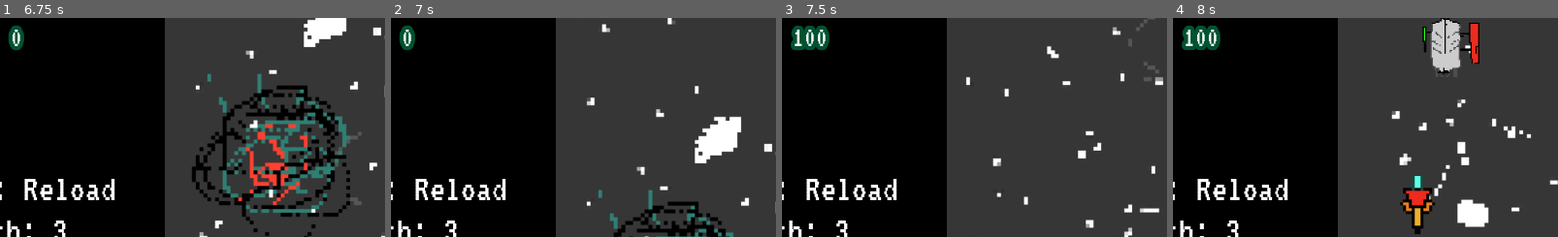
Above: before the commit, frames 1-4 (left to right).
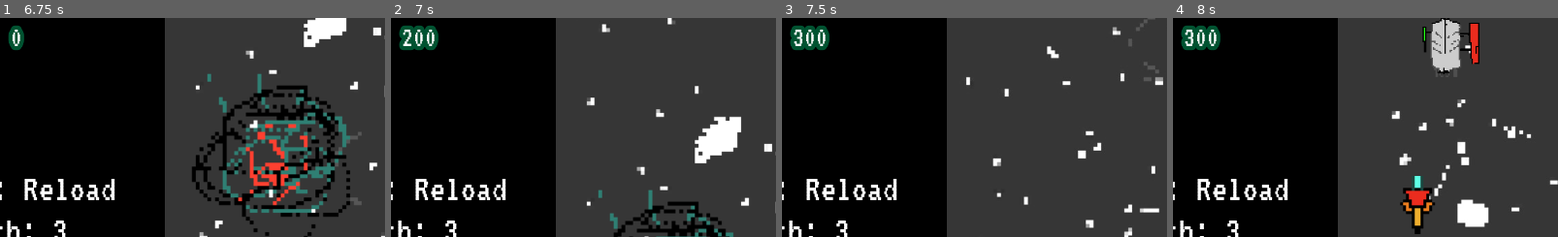
Above: after the commit, the same moments.

Repository: jiwookki/new-grBattle
Game: Godot game, scene res://mainscenes/Main.tscn
The game is run twice, just before and just after one commit, with the same random seed, the same clock (stepped at 60 frames per second) and the same inputs.
Inputs:
- Up to frame 1 (6.75 s): tap Space (player_shoot) at 0.5, 0.6, 1.35, 2.1, 2.85, 3.6, 4.35, 5.1, 5.85, 6.6 s; hold D (movement_right) 0.53-1.28 s; tap Enter (ui_accept) at 0.77, 1.52, 3.02, 3.77, 4.52, 6.02 s; hold S (movement_down) 1.28-2.03 s; hold D (movement_right) 2.03-2.78 s; hold W (movement_up) 2.78-3.53 s; hold A (movement_left) 3.53-5.03 s; hold S (movement_down) 5.03-5.78 s; hold D (movement_right) 5.78-6.53 s; hold W (movement_up) from 6.53 s (still down)
- Up to frame 2 (7 s): keep holding W (movement_up); tap Enter (ui_accept) at 6.77 s
- Up to frame 3 (7.5 s): release W (movement_up) at 7.28 s; hold D (movement_right) from 7.28 s (still down); tap Space (player_shoot) at 7.35 s
- Up to frame 4 (8 s): keep holding D (movement_right); tap Enter (ui_accept) at 7.52 s
The pictures show only the part of the screen within x 10-60%, y 12-62%; the shares and areas given below are measured in that part.

Frame 1 is identical in both runs. In frame 2, 0.8% of the frame differs, in the area x 2-13%, y 3-15%; in frame 3, 0.2%; in frame 4, 0.2%.

Commit message:
vita time !!!

Diff:
--- a/Enemy1.tscn
+++ b/Enemy1.tscn
@@ -46,3 +46,4 @@
 bus = "SFX"
 
 [connection signal="area_entered" from="." to="Health" method="_on_Enemy1_area_entered"]
+[connection signal="tree_exiting" from="." to="." method="_on_death"]
--- a/Enemy1Health.gd
+++ b/Enemy1Health.gd
@@ -22,8 +22,6 @@
 # Called every frame. 'delta' is the elapsed time since the previous frame.
 #func _process(delta):
 #	pass
-func die():
-	.die()
 
 func _on_Enemy1_area_entered(area):
 	if area.is_in_group("player_bullet"):
--- a/Enemy1Movement.gd
+++ b/Enemy1Movement.gd
@@ -47,3 +47,8 @@
 		position.x += _dash_direction * delta
 		_dash_cycle -= delta
 	_keep_boundary()
+
+
+
+func _on_death():
+	emit_signal("tree_exiting", true)
--- a/ScoreManager.gd
+++ b/ScoreManager.gd
@@ -18,6 +18,9 @@
 func change_score(score_delta):
 	score += score_delta
 
+func reset_score():
+	score = 0
+
 # Called every frame. 'delta' is the elapsed time since the previous frame.
 #func _process(delta):
 #	pass
--- a/mainscenes/Game.tscn
+++ b/mainscenes/Game.tscn
@@ -53,10 +53,6 @@
 anims/Die = SubResource( 5 )
 
 [node name="GameOverFlash" type="CanvasModulate" parent="."]
-
-[node name="MusicPlayer" type="AudioStreamPlayer" parent="."]
-stream = ExtResource( 15 )
-autoplay = true
 
 [node name="Control" type="Control" parent="."]
 margin_right = 329.0
@@ -160,6 +156,10 @@
 spawn_x_max = 890
 enemy_scene = ExtResource( 11 )
 
+[node name="MusicPlayer" type="AudioStreamPlayer" parent="."]
+stream = ExtResource( 13 )
+autoplay = true
+
 [connection signal="score_changed" from="." to="Control/ScoreCounter" method="on_update_value"]
 [connection signal="animation_finished" from="Flasher" to="." method="_show_game_over"]
 [connection signal="area_entered" from="Delta1" to="Delta1/Health" method="_on_Delta1_area_entered"]
--- a/mainscenes/ScoreDisplay.gd
+++ b/mainscenes/ScoreDisplay.gd
@@ -9,11 +9,11 @@
 # Called when the node enters the scene tree for the first time.
 func _ready():
 	text = str(ScoreManager.get_score())
+	ScoreManager.reset_score()
 
 
 # Called every frame. 'delta' is the elapsed time since the previous frame.
 func _process(delta):
 	if Input.is_action_just_pressed("ui_accept"):
-
 		get_tree().change_scene("res://mainscenes/Main.tscn")
 		queue_free()
--- a/project.godot
+++ b/project.godot
@@ -97,6 +97,5 @@
 quality/driver/driver_name="GLES2"
 quality/driver/fallback_to_gles2=true
 vram_compression/import_etc=true
-vram_compression/import_etc2=false
 environment/default_clear_color=Color( 0, 0, 0, 1 )
 environment/default_environment="res://default_env.tres"
Not shown, changed: export_presets.cfg
Not shown: 1 places in mainscenes/Game.tscn that only renumber resources
Not shown, added: Gamma Ray Battle .vpk
Not shown, changed: GrBattle.vpk
